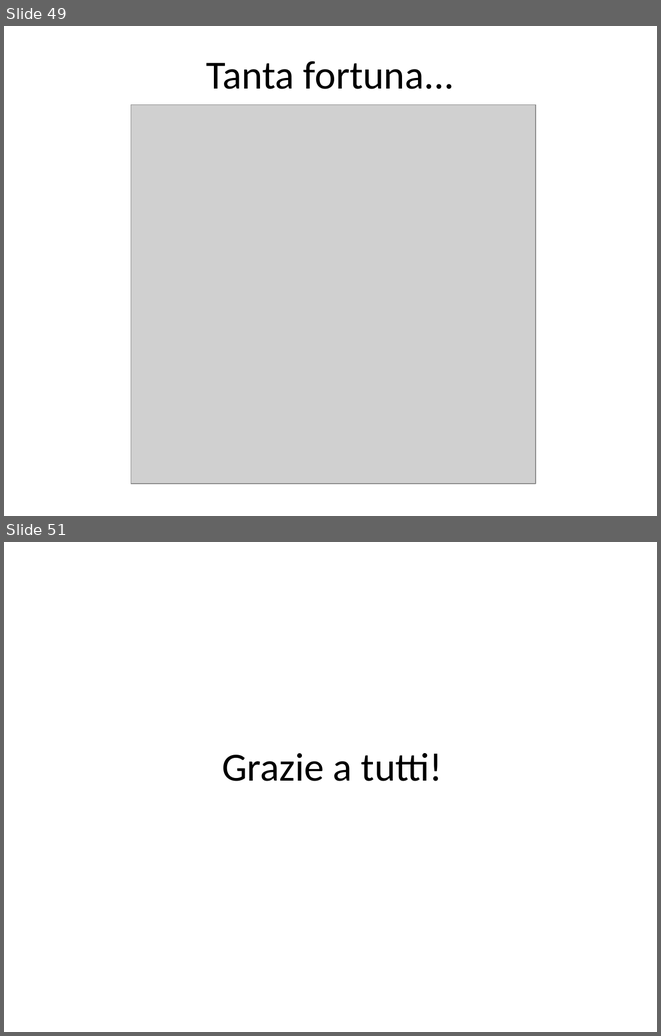
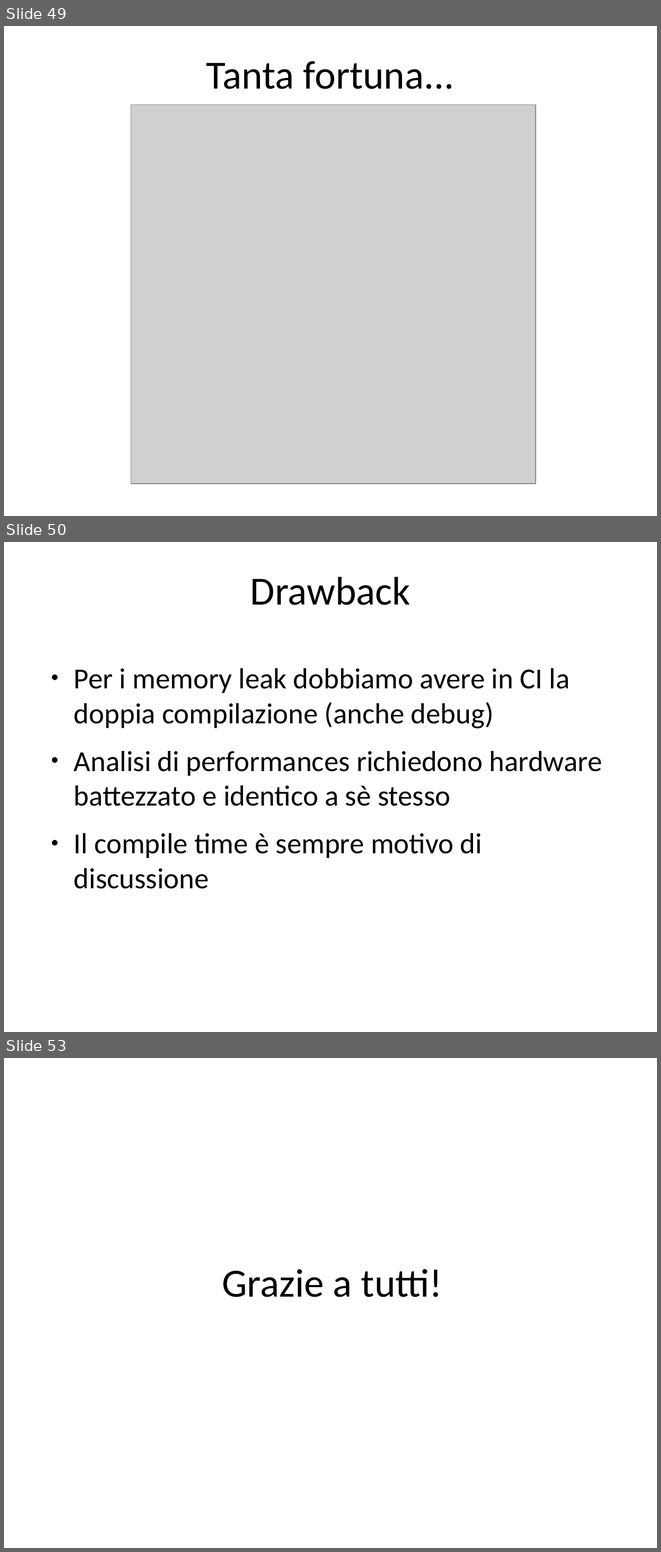
Before and after one commit to guidop/IAD13, a slide deck: La salute del software.odp. Shown one above the other, each under a label of ours: slides 49 and 51 before the commit, slides 49, 50 and 53 after it; the slides between them are not shown. The pictures are 661x1036 and 661x1552 pixels, drawn with LibreOffice and Linux fonts; fonts in the diff are those of the drawing; grey boxes stand for pictures. Boxes give left, top, right and bottom in pixels: in the first picture for what was removed or moved away, otherwise in the second. Text is boxed around its words. In the diff, an @@ line names an element or a change of style, - is before the commit and + after.

Commit message:
"ShouldLeak" + info per demo + slide aggiornate

```diff
--- a/La salute del software.odp
+++ b/La salute del software.odp
@@ slide 50 added at (4, 542, 657, 1032), background #FFFFFF @@
@@ title added at (250, 576, 411, 605), 44 pt, text #000000 @@
+Drawback
@@ text added at (74, 668, 602, 889), 32 pt, text #000000 @@
+● Per i memory leak dobbiamo avere in CI la doppia compilazione (anche debug)
+● Analisi di performances richiedono hardware battezzato e identico a sè stesso
+● Il compile time è sempre motivo di discussione
@@ what was slide 51 is now slide 53 @@
```
Also in this commit, not shown: 12 slides changed, 1 other slide added, 2 other files.
